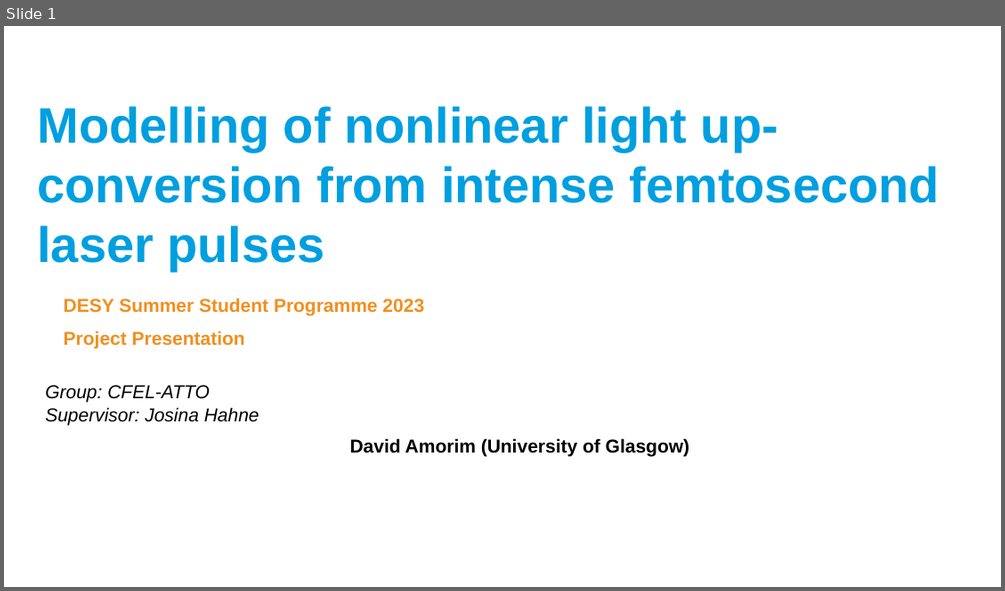
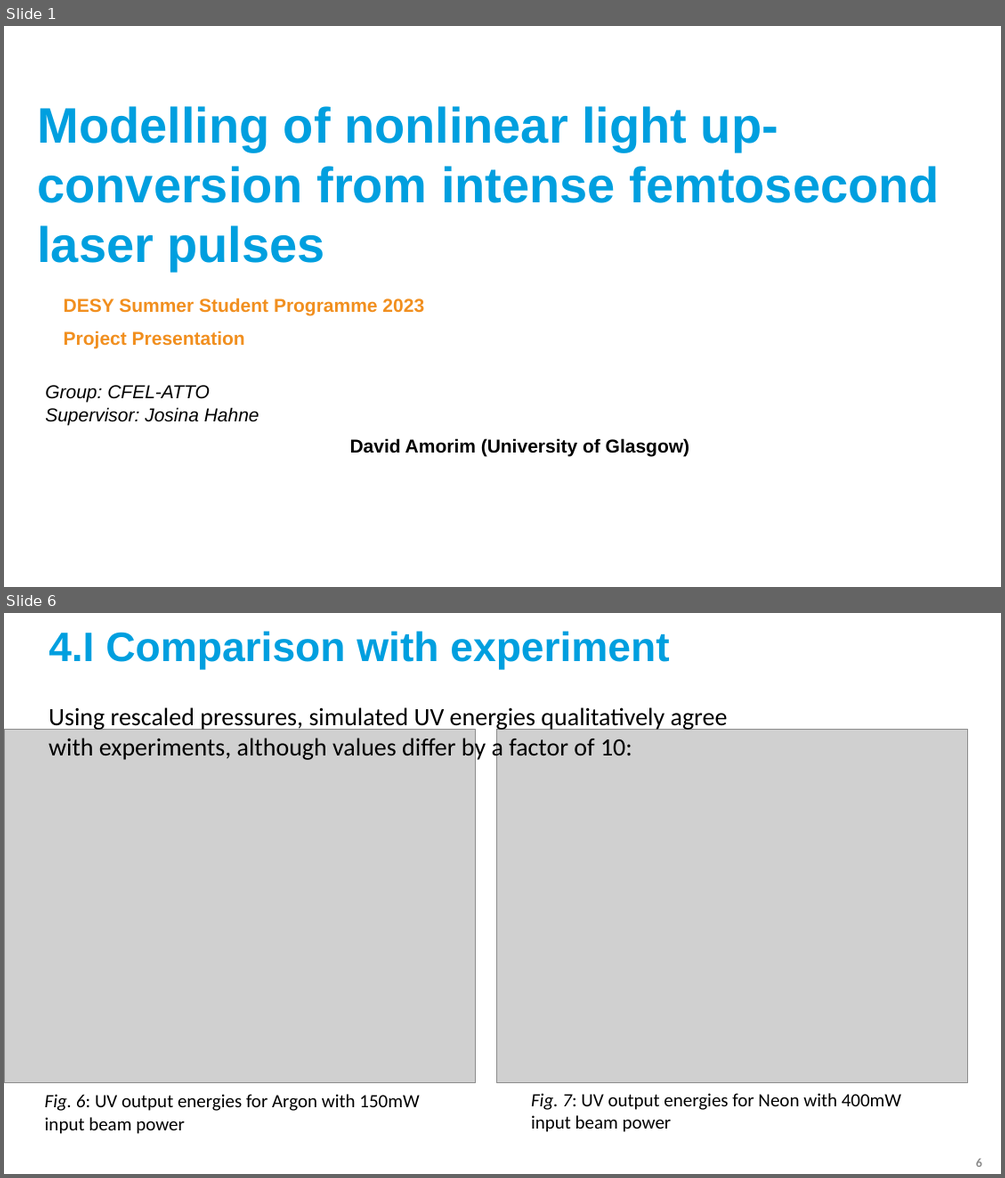
Before and after one commit to david-f-amorim/Simulating-THG-of-few-femtosecond-pulses-in-a-noble-gas-, a slide deck: presentations/DESY - Final Presentation (fixed).pptx. Shown one above the other, each under a label of ours: slide 1 before the commit, slides 1 and 6 after it; the slides between them are not shown. The pictures are 1005x591 and 1005x1178 pixels, drawn with LibreOffice and Linux fonts; fonts in the diff are those of the drawing; grey boxes stand for pictures; background and template pictures are left out. Boxes give left, top, right and bottom in pixels: in the first picture for what was removed or moved away, otherwise in the second. Text is boxed around its words. In the diff, an @@ line names an element or a change of style, - is before the commit and + after.

```diff
--- a/presentations/DESY - Final Presentation (fixed).pptx
+++ b/presentations/DESY - Final Presentation (fixed).pptx
@@ slide 6 added at <box>4,613,1001,1174</box>, background picture (left out) @@
@@ title added at <box>48,631,669,670</box>, 39.6 pt, text #009FDF, bold @@
+4.I Comparison with experiment
@@ text added at <box>48,707,728,762</box>, 24 pt, text #000000 @@
+Using rescaled pressures, simulated UV energies qualitatively agree with experiments, although values differ by a factor of 10:
@@ picture added at <box>5,730,476,1083</box> @@
@@ picture added at <box>497,730,968,1083</box> @@
@@ text added at <box>531,1093,901,1132</box>, 18 pt, text #000000 @@
+Fig. 7: UV output energies for Neon with 400mW
+input beam power
@@ text added at <box>45,1094,419,1134</box>, 18 pt, text #000000 @@
+Fig. 6: UV output energies for Argon with 150mW
+input beam power
@@ page number added at <box>976,1158,982,1167</box>, 12 pt, text #8C8C8C, bold @@
+6
```
Also in this commit, not shown: 10 slides changed, 1 other slide added, 4 slides removed, 8 other files.
